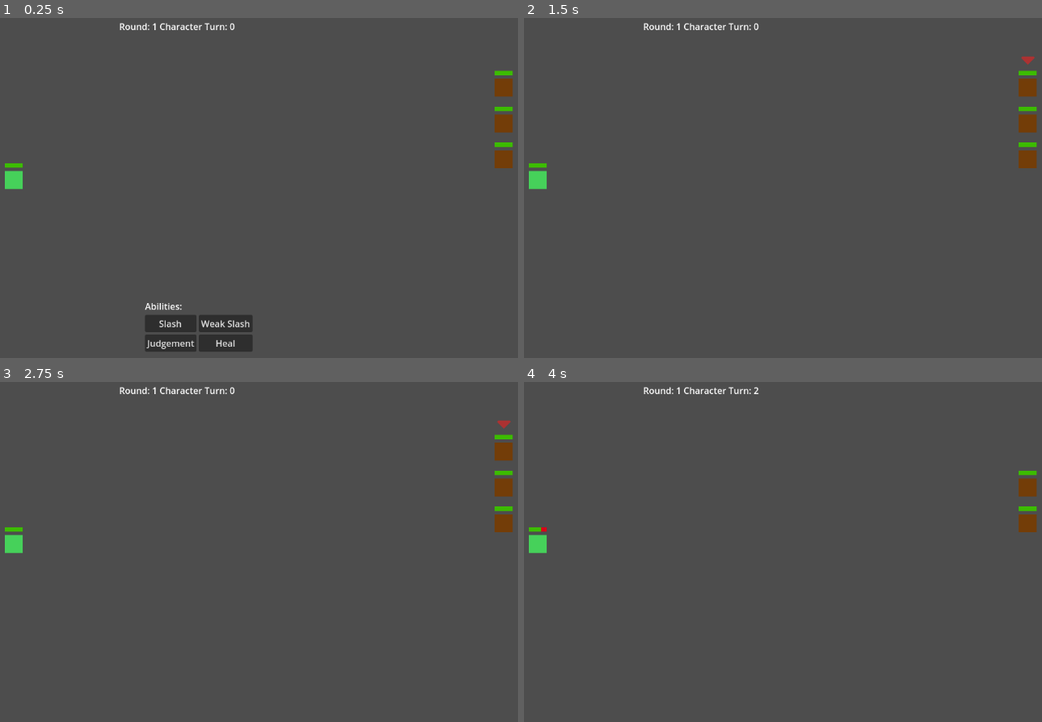
Above: before the commit, frames 1-4 (two rows, left to right).
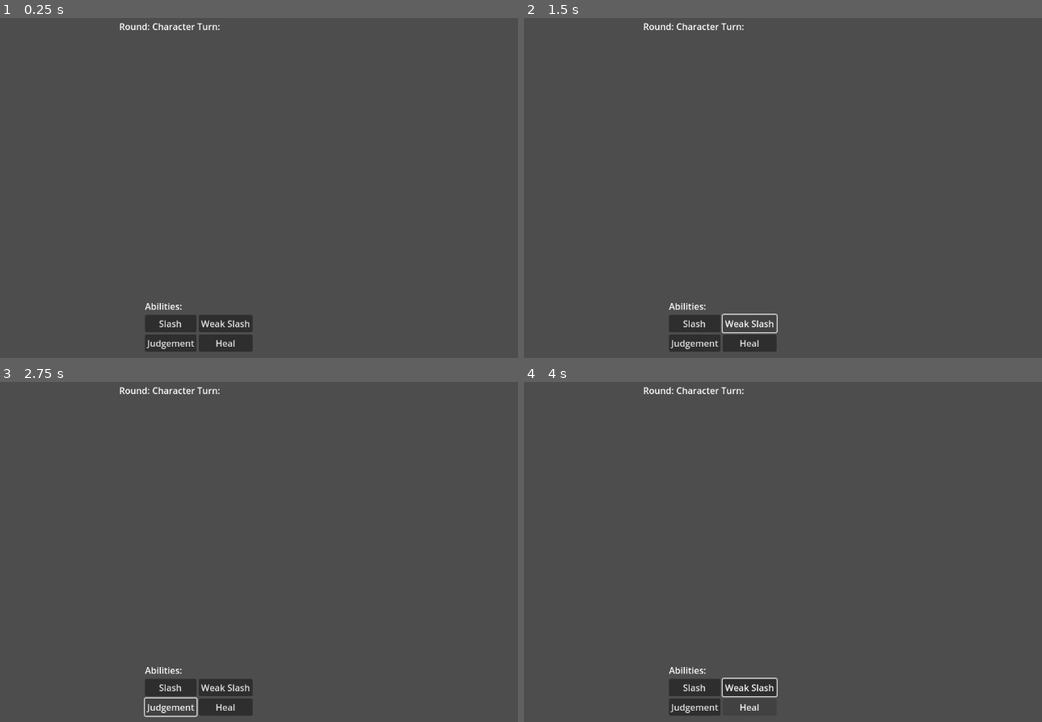
Above: after the commit, the same moments.

Repository: wildbeard/rpg
Game: Godot game, scene res://Scenes/Battle/BattleScene.tscn
The game is run twice, just before and just after one commit, with the same random seed, the same clock (stepped at 60 frames per second) and the same inputs. The project has no main scene, so this scene is started directly.
Inputs (mouse positions are in pixels of both pictures, inside the frame that each line leads up to):
- Up to frame 1 (0.25 s): no input
- Up to frame 2 (1.5 s): click "Slash" at 0.5 s; click (751, 324) at 1.25 s, where only the run after the commit has a clickable "Weak Slash"
- Up to frame 3 (2.75 s): click (170, 708) at 2 s, where only the run after the commit has a clickable "Judgement"
- Up to frame 4 (4 s): click (751, 708) at 2.75 s, where only the run after the commit has a clickable "Heal"; tap Enter (ui_accept) at 3.5, 3.77 s; hold Up (ui_up) from 3.53 s (still down)

The runs differ from the first frame. In frame 1, 1.2% of the frame differs, in the area x 0-100%, y 1-51%; in frame 2, 2.9%; in frame 3, 2.9%, in the area x 0-100%, y 1-99%; in frame 4, 2.6%.
Error after the commit: Parse Error: Function "_setup()" not found in base self. (res://Scenes/Battle/BattleScene.gd:200)

Commit message:
Moved to _print fn that renders on screen

Diff:
--- a/Scenes/Battle/BattleScene.gd
+++ b/Scenes/Battle/BattleScene.gd
@@ -94,7 +94,7 @@
 	return
 
 func _playerTurn() -> void:
-	print("It is the Player's turn!")
+	self._print("It is the Player's turn!")
 	# @todo: Pass in abilities
 	%AbilitySelector.visible = true
 	"""
@@ -121,19 +121,31 @@
 	if ability.ability_type == Ability.AbilityType.HEAL:
 		self.player.getHealed(abilValue)
 		self.battleStats.damage_healed += abilValue
-		print("Player uses ability %s and heals self for %d" % [ability.name, abilValue])
+		self._print("Player uses ability %s and heals self for %d" % [ability.name, abilValue])
 	else:
 		%TargetIndicator.visible = true
 		%TargetIndicator.hoverTarget(idx)
 		var target: Character = await %TargetIndicator.target_selected
 		%TargetIndicator.visible = false
 
-		print("Player uses ability %s and hits for %d" % [ability.name, abilValue])
-		self.battleStats.damage_dealt += abilValue
-		target.getHit(abilValue)
+		var hitChance: float = self.player.getHitChance(ability.damage_type, self.player.characterStats.level - target.characterStats.level)
+		var dodgeChance: float = target.getDodgeChance(ability.damage_type, target.characterStats.level - self.player.characterStats.level)
+
+		if hitChance >= dodgeChance:
+			self._print("Player (%f) hit Enemy (%f)" % [hitChance, dodgeChance])
+			self._print("Player uses ability %s and hits for %d" % [ability.name, abilValue])
+			self.battleStats.damage_dealt += abilValue
+			target.getHit(abilValue)
+
+			if self.battleStats.highest_hit < abilValue:
+				self.battleStats.highest_hit = abilValue
+		else:
+			self._print("Player (%f) misses Enemy (%f)" % [hitChance, dodgeChance])
 
 		if target.isDead:
 			remove_child(target)
+			self.battleStats.xp_gained += target.characterStats.xpGiven
+			player.characterStats.currentXp += target.characterStats.xpGiven
 
 	self._endTurn()
 
@@ -145,8 +157,8 @@
 	var dmg: int = attacker.abilityBook.useAbility(abilId, self.currentRound)
 	self.battleStats.damage_taken += dmg
 
-	print("It is the enemies turn!")
-	print("Enemy uses ability %s and hits for for %d" % [ability.name, dmg])
+	self._print("It is the enemies turn!")
+	self._print("Enemy uses ability %s and hits for for %d" % [ability.name, dmg])
 	target.getHit(dmg)
 
 	if target.isDead:
@@ -180,8 +192,14 @@
 
 func _endBattle(didPlayerDie: bool) -> void:
 	if didPlayerDie:
-		print("You Died.")
+		self._print("You Died.")
 	else:
 		var scn: EndBattleModal = self.endBattleScene.instantiate()
+		self.battleStats.xp_remaining = GlobalPlayerStats.xpRemaining
 		scn.battleStats = self.battleStats
+		scn.connect("restart", func(): self._setup())
+		%CombatText.text = ""
 		add_child(scn)
+
+func _print(txt: String) -> void:
+	%CombatText.text = %CombatText.text + "\n%s" % txt
--- a/Scenes/Battle/BattleScene.tscn
+++ b/Scenes/Battle/BattleScene.tscn
@@ -57,3 +57,10 @@
 offset_top = -43.0
 offset_right = 66.0
 offset_bottom = -3.0
+
+[node name="CombatText" type="RichTextLabel" parent="."]
+unique_name_in_owner = true
+offset_left = 712.0
+offset_top = 339.0
+offset_right = 1126.0
+offset_bottom = 622.0
